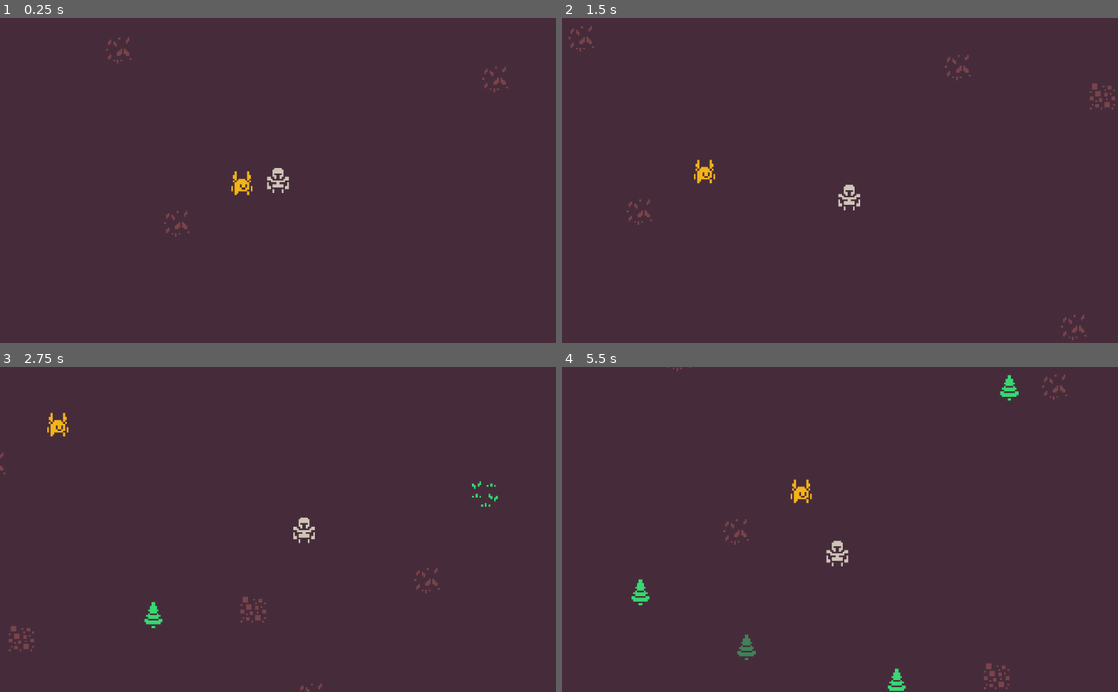
Above: before the commit, frames 1-4 (two rows, left to right).
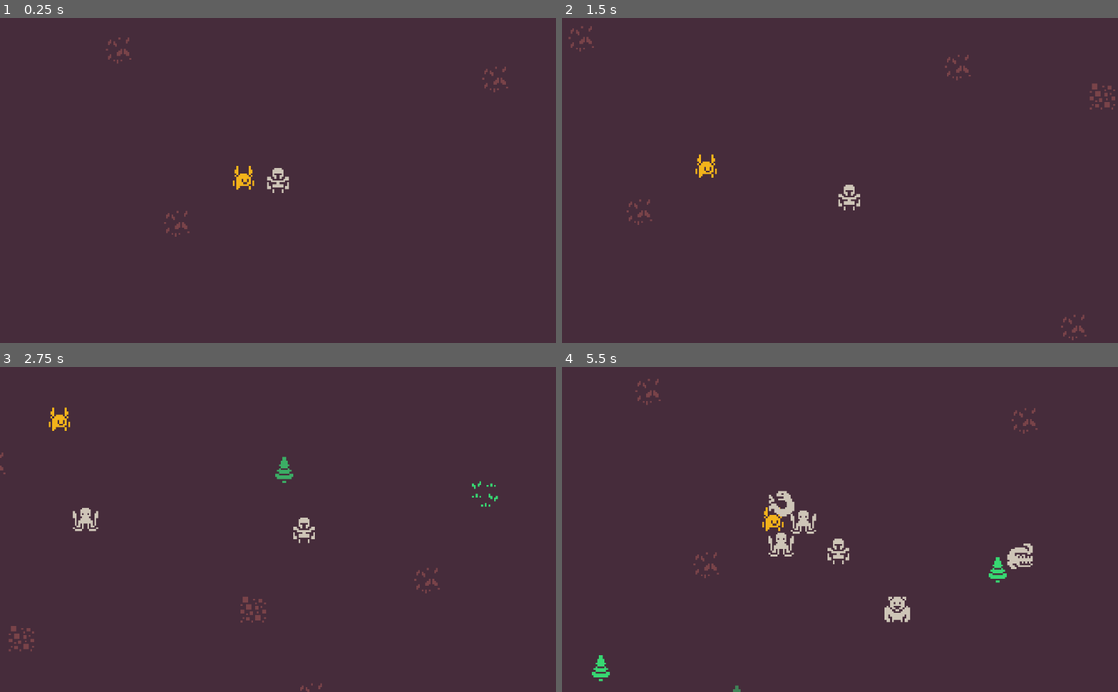
Above: after the commit, the same moments.

Repository: dsg-jam/LD46
Game: Godot game, scene res://assets/scenes/test.tscn
Two runs of this game, one before a commit and one after it. Both use one fixed random seed, a clock stepped at 60 frames per second and the inputs below.
Inputs:
- Up to frame 1 (0.25 s): no input
- Up to frame 2 (1.5 s): tap Enter at 0.5 s; hold Right (player_right) 0.53-1.28 s; tap F (player_mine) at 0.6, 1.35 s; hold Down (player_down) from 1.28 s (still down)
- Up to frame 3 (2.75 s): release Down (player_down) at 2.03 s; hold Right (player_right) from 2.03 s (still down); tap F (player_mine) at 2.1 s
- Up to frame 4 (5.5 s): release Right (player_right) at 2.78 s; hold Up (player_up) 2.78-3.53 s; tap F (player_mine) every 0.75 s from 2.85 to 5.1 s; hold Left (player_left) 3.53-5.03 s; hold Down (player_down) from 5.03 s (still down)

The runs differ from the first frame. In frame 1, 0.2% of the frame differs, in the area x 41-46%, y 45-55%; in frame 2, 0.2%; in frame 3, 0.6%; in frame 4, 2.8%, in the area x 5-91%, y 0-100%.

Commit message:
Enemy Spawner (#4)
* Added enemy texture and cleaning up

* Generating enemy with random texture

* Fixing total frame count

* Enemies are now damaging the Companion

Spawn point of enemies is now randomized

* Update Spawn and others

* Fixing

* Update enemy spawner

* add spawn manager

Co-authored-by: Simon Berger <simon@siku2.io>

Diff:
--- /dev/null
+++ b/assets/prefabs/Enemy.tscn
@@ -0,0 +1,22 @@
+[gd_scene load_steps=4 format=2]
+
+[ext_resource path="res://assets/textures/enemies/enemies.tres" type="Texture" id=1]
+[ext_resource path="res://assets/scripts/EnemyControl.gd" type="Script" id=2]
+
+[sub_resource type="CapsuleShape2D" id=1]
+radius = 7.05161
+height = 2.25473
+
+[node name="Enemy" type="KinematicBody2D" groups=[
+"enemies",
+]]
+position = Vector2( 395.98, 150.946 )
+script = ExtResource( 2 )
+
+[node name="Sprite" type="Sprite" parent="."]
+position = Vector2( 1, 0 )
+texture = ExtResource( 1 )
+hframes = 6
+
+[node name="CollisionShape2D" type="CollisionShape2D" parent="."]
+shape = SubResource( 1 )
--- a/assets/scenes/test.tscn
+++ b/assets/scenes/test.tscn
@@ -1,11 +1,12 @@
-[gd_scene load_steps=10 format=2]
+[gd_scene load_steps=11 format=2]
 
 [ext_resource path="res://assets/scripts/Player.gd" type="Script" id=1]
 [ext_resource path="res://assets/textures/frames/companion.tres" type="SpriteFrames" id=2]
 [ext_resource path="res://assets/textures/tilesets/map.tres" type="TileSet" id=3]
 [ext_resource path="res://assets/textures/player/idle.tres" type="Texture" id=4]
 [ext_resource path="res://assets/scripts/SimpleAnimationController.gd" type="Script" id=5]
-[ext_resource path="res://assets/scripts/ResourceManager.gd" type="Script" id=6]
+[ext_resource path="res://assets/scripts/Manager.gd" type="Script" id=6]
+[ext_resource path="res://assets/scripts/CompanionControl.gd" type="Script" id=7]
 
 [sub_resource type="CapsuleShape2D" id=1]
 radius = 3.0
@@ -31,16 +32,17 @@
 "_edit_lock_": true
 }
 
-[node name="ResourceManager" type="Node" parent="."]
+[node name="Manager" type="Node" parent="."]
 script = ExtResource( 6 )
 spawn_radius_min = 100.0
 spawn_radius_max = 150.0
 
-[node name="Timer" type="Timer" parent="ResourceManager"]
+[node name="Timer" type="Timer" parent="Manager"]
 autostart = true
 
 [node name="Companion" type="KinematicBody2D" parent="."]
-position = Vector2( -20, 0 )
+position = Vector2( -19, -3 )
+script = ExtResource( 7 )
 
 [node name="AnimatedSprite" type="AnimatedSprite" parent="Companion"]
 frames = ExtResource( 2 )
@@ -96,4 +98,4 @@
 __meta__ = {
 "_edit_lock_": true
 }
-[connection signal="timeout" from="ResourceManager/Timer" to="ResourceManager" method="_on_Timer_timeout"]
+[connection signal="timeout" from="Manager/Timer" to="Manager" method="_on_Timer_timeout"]
--- /dev/null
+++ b/assets/scripts/CompanionControl.gd
@@ -0,0 +1,24 @@
+extends KinematicBody2D
+
+export var health = 100
+export var speed = 10
+
+var rng = RandomNumberGenerator.new()
+
+# Called when the node enters the scene tree for the first time.
+func _ready():
+	rng.randomize()
+
+
+func reduce_health(amount):
+	health -= amount
+	print(health)
+	if health <= 0:
+		return false
+	return true
+
+
+func _physics_process(delta):
+	#var dir = Vector2(rng.randi_range(-10,10), rng.randi_range(-10,10)).normalized()
+	#move_and_collide(dir*speed*delta)
+	pass
--- /dev/null
+++ b/assets/scripts/EnemyControl.gd
@@ -0,0 +1,38 @@
+extends KinematicBody2D
+
+export var health = 100
+export var damage = 20
+export var speed = 50
+export var combat_speed = 1 # Time interval in which enemy hurts the companion
+
+var time_combat = INF # Time since last damage
+var is_companion_alive = true
+
+var rng = RandomNumberGenerator.new()
+var companion
+
+# Called when the node enters the scene tree for the first time.
+func _ready():
+	var count_frames = $Sprite.get_hframes() * $Sprite.get_vframes()
+	rng.randomize()
+	var select_frame = rng.randi_range(0, count_frames-1)
+	$Sprite.set_frame(select_frame)
+	companion = get_tree().current_scene.get_node("Companion")
+
+func _physics_process(delta):
+	if is_companion_alive:
+		var dir = (companion.position - position).normalized()
+		var is_collision = move_and_collide(dir*speed*delta)
+
+		if is_collision:
+			var collider = is_collision.get_collider()
+			if collider.get_name() == "Companion" and time_combat >= combat_speed:
+				if collider.reduce_health(damage):
+					time_combat = 0
+				else:
+					is_companion_alive = false
+			else:
+				time_combat += delta
+	else:
+		print("You've lost the game. Companion died :(")
+		queue_free()
--- /dev/null
+++ b/assets/scripts/Manager.gd
@@ -0,0 +1,75 @@
+extends Node
+
+const math_utils := preload("math_utils.gd")
+
+export var spawn_radius_min: float
+export var spawn_radius_max: float
+export var max_enemies: int = 50
+export var max_resources: int = 50
+
+const resource_prefab := preload("res://assets/prefabs/Resource.tscn")
+const enemy_prefab := preload("res://assets/prefabs/Enemy.tscn")
+
+var rng := RandomNumberGenerator.new()
+
+# Generate a random position whose distance from the origin is between the radius bounds.
+func random_position() -> Vector2:
+	return math_utils.randvec_with_radius_range(rng, spawn_radius_min, spawn_radius_max)
+
+var enemy_count := 0
+
+func _on_Enemy_tree_exiting() -> void:
+	enemy_count -= 1
+	print("enemies in world: ", enemy_count)
+
+func spawn_enemy(pos: Vector2) -> void:
+	var node: Node2D = enemy_prefab.instance()
+	node.position = pos
+
+	# handle removing the resource
+	node.connect("tree_exiting", self, "_on_Enemy_tree_exiting")
+
+	add_child(node)
+	enemy_count += 1
+
+# Spawn a resource if the resource limit hasn't been reached.
+func maybe_spawn_enemy() -> bool:
+	if enemy_count >= max_enemies:
+		# still enough resources
+		return false
+
+	spawn_enemy(random_position())
+	return true
+
+var resource_count := 0
+
+func _on_Resource_tree_exiting() -> void:
+	resource_count -= 1
+	print("resources in world: ", resource_count)
+
+# Spawn a resource at the given position.
+func spawn_resource(pos: Vector2) -> void:
+	var node: Node2D = resource_prefab.instance()
+	node.position = pos
+
+	# handle removing the resource
+	node.connect("tree_exiting", self, "_on_Resource_tree_exiting")
+
+	add_child(node)
+	resource_count += 1
+
+# Spawn a resource if the resource limit hasn't been reached.
+func maybe_spawn_resource() -> bool:
+	if resource_count >= max_resources:
+		# still enough resources
+		return false
+
+	spawn_resource(random_position())
+	return true
+
+func _ready() -> void:
+	rng.randomize()
+
+func _on_Timer_timeout() -> void:
+	maybe_spawn_resource()
+	maybe_spawn_enemy()
--- a/assets/scripts/ResourceManager.gd
+++ /dev/null
@@ -1,48 +0,0 @@
-extends Node
-
-export var spawn_radius_min: float
-export var spawn_radius_max: float
-export var max_resources: int = 50
-
-const math_utils := preload("math_utils.gd")
-const resource_prefab := preload("res://assets/prefabs/Resource.tscn")
-
-var rng := RandomNumberGenerator.new()
-var resource_count := 0
-
-# handles resources being removed.
-# this means that even if a resource is deleted by something or someone else
-# we can still keep an accurate count of the resources in the world.
-func _on_Resource_tree_exiting() -> void:
-	resource_count -= 1
-	print("resources in world: ", resource_count)
-
-# Spawn a resource at the given position.
-func spawn_resource(pos: Vector2) -> void:
-	var node: Node2D = resource_prefab.instance()
-	node.position = pos
-
-	# handle removing the resource
-	node.connect("tree_exiting", self, "_on_Resource_tree_exiting")
-
-	add_child(node)
-	resource_count += 1
-
-func _ready() -> void:
-	rng.randomize()
-
-# Generate a random position whose distance from the origin is between the radius bounds.
-func random_position() -> Vector2:
-	return math_utils.randvec_with_radius_range(rng, spawn_radius_min, spawn_radius_max)
-
-# Spawn a resource if the resource limit hasn't been reached.
-func maybe_spawn_resource() -> bool:
-	if resource_count >= max_resources:
-		# still enough resources
-		return false
-
-	spawn_resource(random_position())
-	return true
-
-func _on_Timer_timeout() -> void:
-	maybe_spawn_resource()
--- /dev/null
+++ b/assets/textures/enemies/enemies.tres
@@ -0,0 +1,7 @@
+[gd_resource type="AtlasTexture" load_steps=2 format=2]
+
+[ext_resource path="res://assets/textures/atlas.png" type="Texture" id=1]
+
+[resource]
+atlas = ExtResource( 1 )
+region = Rect2( 400, 128, 96, 16 )
